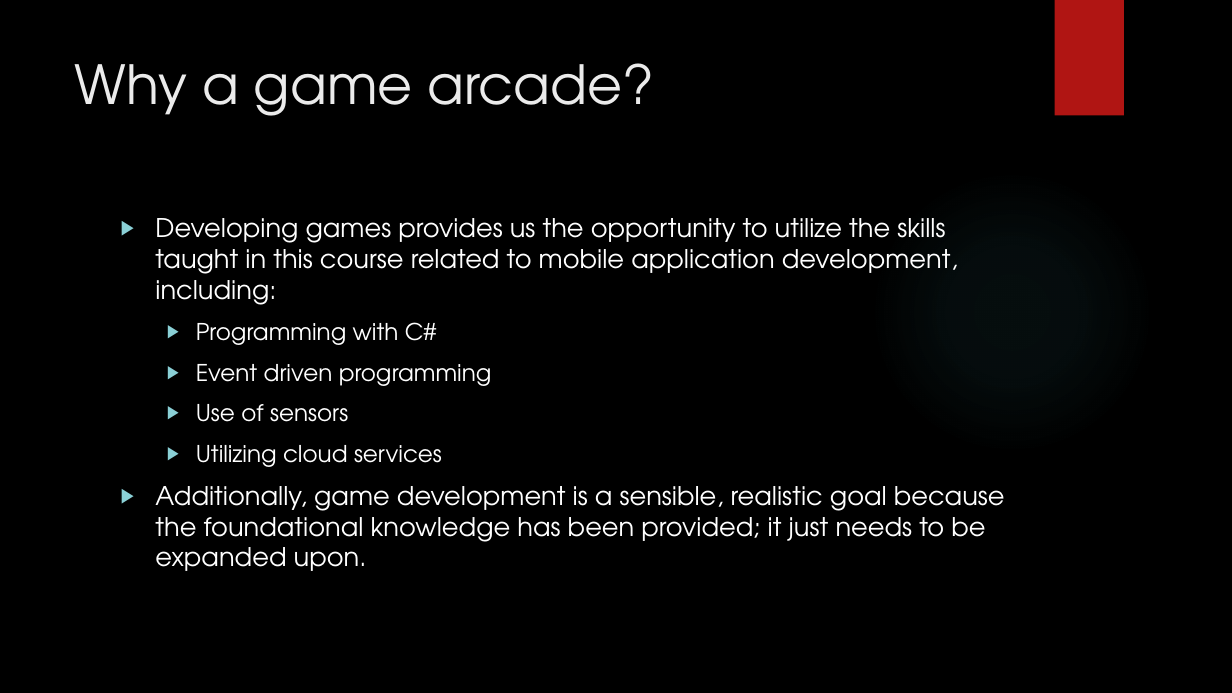
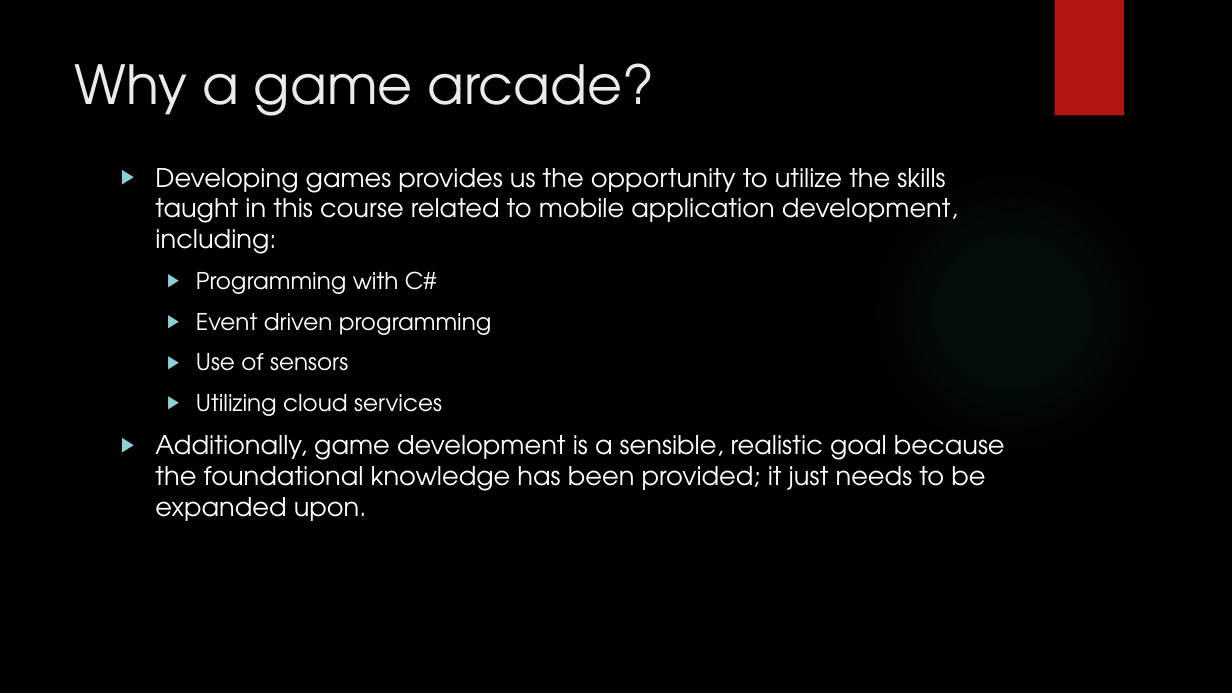
Before and after one commit to IgnitionOrk/SCaR_Arcade, a slide deck: slide 3 of SCaRArcade.pptx. Drawn at 1232x693 pixels with LibreOffice and Linux fonts; fonts in the diff are those of the drawing; background and template pictures are left out. Boxes give left, top, right and bottom in pixels: in the first picture for what was removed or moved away, otherwise in the second. Text is boxed around its words. In the diff, an @@ line names an element or a change of style, - is before the commit and + after.

```diff
--- a/SCaRArcade.pptx
+++ b/SCaRArcade.pptx
@@ text "Developing games provides us the ...": place and size @@
-text "Developing games provides us the ..." at bbox=[155, 218, 1005, 571]
+text "Developing games provides us the ..." at bbox=[155, 168, 1005, 521]
```
Also in this commit, not shown: 6 other slides changed, 5 slides added.
